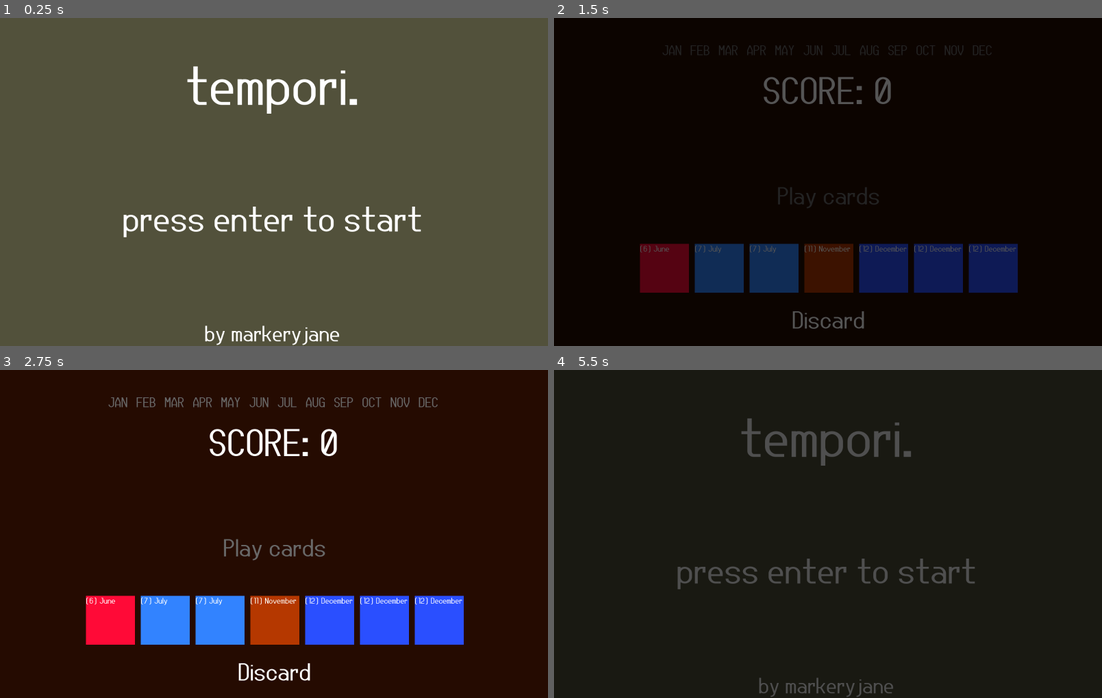
Above: before the commit, frames 1-4 (two rows, left to right).
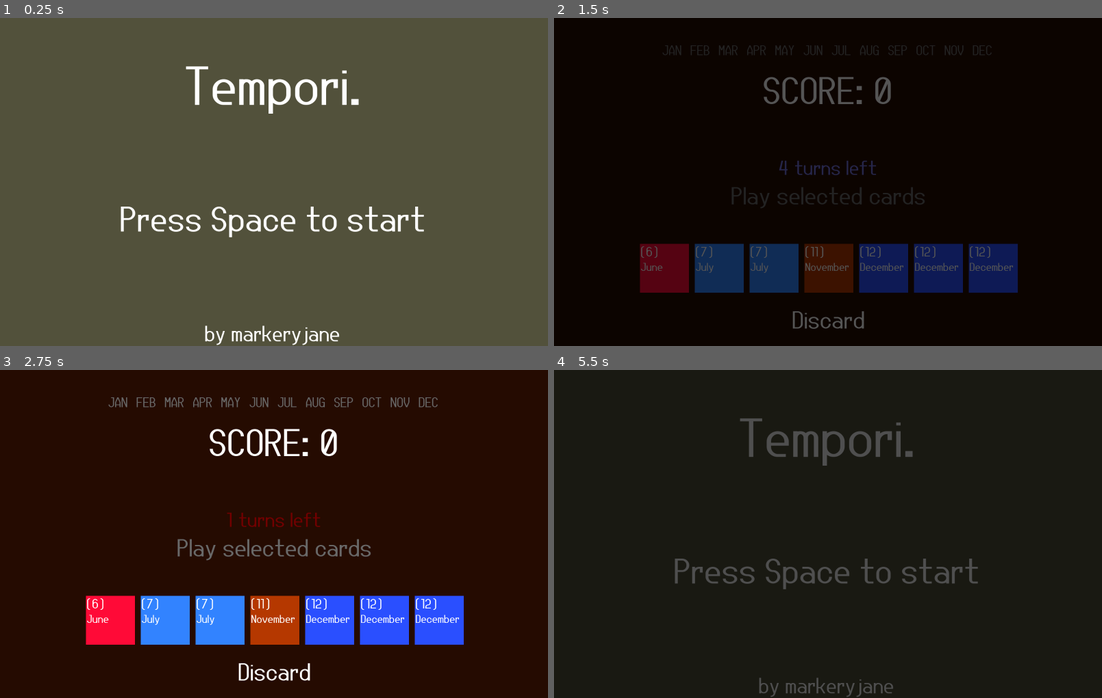
Above: after the commit, the same moments.

Repository: markeryjane/seeker
Game: Godot game, scene res://scenes/title_screen.tscn
Same seed, same stepped clock (60 frames per second), same inputs: the game is played once before the commit and once after it.
Inputs:
- Up to frame 1 (0.25 s): no input
- Up to frame 2 (1.5 s): tap Enter (ui_accept) at 0.5, 0.6, 0.77, 1.07 s; hold Right (ui_right) 0.53-1.28 s; hold Down (ui_down) from 1.28 s (still down); tap Z (discard) at 1.35 s
- Up to frame 3 (2.75 s): tap Enter (ui_accept) at 1.52, 1.55, 1.82, 2.3 s; release Down (ui_down) at 2.03 s; hold Right (ui_right) from 2.03 s (still down); tap X (play_hand) at 2.1 s
- Up to frame 4 (5.5 s): tap Enter (ui_accept) at 2.75, 2.85, 3.02, 3.32, 3.5, 3.77, 3.8, 4.07, 4.25, 4.52, 4.55, 4.82, 5.1 s; release Right (ui_right) at 2.78 s; hold Up (ui_up) 2.78-3.53 s; hold Left (ui_left) 3.53-5.03 s; tap Z (discard) at 3.6 s; tap X (play_hand) at 4.35 s; hold Down (ui_down) from 5.03 s (still down)

The runs differ from the first frame. In frame 1, 2.5% of the frame differs, in the area x 22-78%, y 14-67%; in frame 2, 1.5%; in frame 3, 2.0%; in frame 4, 2.1%.

Commit message:
turns left label

Diff:
--- a/card_base.tscn
+++ b/card_base.tscn
@@ -116,20 +116,20 @@
 polygon = PackedVector2Array(255, 0, 0, 0, 0, 255, 255, 255)
 
 [node name="VBoxContainer" type="VBoxContainer" parent="."]
-offset_left = -103.0
+offset_left = -100.0
 offset_top = -83.0
-offset_right = 109.0
-offset_bottom = 87.0
-theme_override_constants/separation = 80
+offset_right = 120.0
+offset_bottom = 192.0
+theme_override_constants/separation = 30
 
-[node name="MonthText" type="HBoxContainer" parent="VBoxContainer"]
+[node name="MonthText" type="VBoxContainer" parent="VBoxContainer"]
 layout_mode = 2
 
 [node name="MonthLabelNumber" type="Label" parent="VBoxContainer/MonthText"]
 unique_name_in_owner = true
 layout_mode = 2
 theme_override_fonts/font = ExtResource("2_8n5eh")
-theme_override_font_sizes/font_size = 43
+theme_override_font_sizes/font_size = 70
 text = "(2)
 "
 
@@ -137,9 +137,8 @@
 unique_name_in_owner = true
 layout_mode = 2
 theme_override_fonts/font = ExtResource("2_8n5eh")
-theme_override_font_sizes/font_size = 43
-text = " February
-"
+theme_override_font_sizes/font_size = 60
+text = "February"
 
 [node name="EffectText" type="HBoxContainer" parent="VBoxContainer"]
 layout_mode = 2
@@ -149,7 +148,7 @@
 layout_mode = 2
 theme_override_colors/font_color = Color(1, 1, 1, 0.627451)
 theme_override_fonts/font = ExtResource("2_8n5eh")
-theme_override_font_sizes/font_size = 62
+theme_override_font_sizes/font_size = 59
 text = "+2"
 
 [node name="EffectLabelType" type="Label" parent="VBoxContainer/EffectText"]
@@ -157,7 +156,7 @@
 layout_mode = 2
 theme_override_colors/font_color = Color(1, 1, 1, 0.627451)
 theme_override_fonts/font = ExtResource("2_8n5eh")
-theme_override_font_sizes/font_size = 62
+theme_override_font_sizes/font_size = 59
 text = "turns"
 
 [node name="AnimationPlayer" type="AnimationPlayer" parent="."]
@@ -169,6 +168,6 @@
 unique_name_in_owner = true
 
 [node name="SelectedIconPolygon" type="Polygon2D" parent="SelectedIcon"]
-position = Vector2(7, -17)
+position = Vector2(7, -26)
 color = Color(0.159892, 0.688903, 0.308131, 1)
 polygon = PackedVector2Array(-29, -115, 13, -77, 63, -145, 44, -150, 11, -107, -16, -129)
--- a/scenes/main_scene.gd
+++ b/scenes/main_scene.gd
@@ -15,6 +15,8 @@
 @onready var combo_display_animation_player: AnimationPlayer = %ComboDisplayAnimationPlayer
 @onready var score_value_label: Label = %ScoreValueLabel
 @onready var year_ui: Control = %YearUI
+@onready var turns_left_container: CenterContainer = %TurnsLeftContainer
+@onready var turns_left_value_label: Label = %TurnsLeftValueLabel
 
 var selection_index = 0
 
@@ -103,6 +105,13 @@
 func _process(delta: float) -> void:
 	if score_value_label.text != str(score):
 		score_value_label.text = str(score)
+	if turns_left_value_label.text != str(turns_left):
+		turns_left_value_label.text = str(turns_left)
+
+	if turns_left <= 1:
+		turns_left_container.modulate = Color.RED
+	else:
+		turns_left_container.modulate = Color.WHITE
 
 	if game_is_over: return
 
@@ -232,10 +241,11 @@
 	for i in scoring_numbers:
 		_points_to_add += 1
 	for card in hand:
-		if card.card_effect == 2 and card.selected: #add points
-			_points_to_add += card.effect_amount
-
 		if card.selected:
+			if card.card_effect == 2: #add points
+				_points_to_add += card.effect_amount
+			elif card.card_effect == 1: #add turns
+				turns_left += card.effect_amount
 			year_ui.activate_month(card.month)
 
 	score_display_value = _points_to_add
--- a/scenes/main_scene.tscn
+++ b/scenes/main_scene.tscn
@@ -71,7 +71,7 @@
 unique_name_in_owner = true
 layout_mode = 2
 theme_override_font_sizes/font_size = 90
-text = "Play cards"
+text = "Play selected cards"
 horizontal_alignment = 1
 
 [node name="DiscardLabel" type="Label" parent="PlayDiscardCenterContainer/VBoxContainer"]
@@ -147,3 +147,27 @@
 unique_name_in_owner = true
 offset_top = -36.0
 offset_bottom = -36.0
+
+[node name="TurnsLeftContainer" type="CenterContainer" parent="."]
+unique_name_in_owner = true
+offset_left = -2.0
+offset_top = 492.0
+offset_right = 1999.0
+offset_bottom = 602.0
+
+[node name="VBoxContainer" type="HBoxContainer" parent="TurnsLeftContainer"]
+layout_mode = 2
+
+[node name="TurnsLeftValueLabel" type="Label" parent="TurnsLeftContainer/VBoxContainer"]
+unique_name_in_owner = true
+layout_mode = 2
+theme_override_colors/font_color = Color(0.447059, 0.447059, 0.87451, 1)
+theme_override_font_sizes/font_size = 75
+text = "5"
+horizontal_alignment = 1
+
+[node name="TurnsLeftTextLabel" type="Label" parent="TurnsLeftContainer/VBoxContainer"]
+layout_mode = 2
+theme_override_colors/font_color = Color(0.447059, 0.447059, 0.87451, 1)
+theme_override_font_sizes/font_size = 75
+text = " turns left"
--- a/scenes/title_screen.tscn
+++ b/scenes/title_screen.tscn
@@ -27,13 +27,13 @@
 [node name="PressEnterText2" type="Label" parent="CenterContainer/VBoxContainer"]
 layout_mode = 2
 theme_override_font_sizes/font_size = 200
-text = "tempori."
+text = "Tempori."
 horizontal_alignment = 1
 
 [node name="PressEnterText" type="Label" parent="CenterContainer/VBoxContainer"]
 layout_mode = 2
 theme_override_font_sizes/font_size = 130
-text = "press enter to start"
+text = "Press Space to start"
 horizontal_alignment = 1
 
 [node name="ByMarkeryjaneText" type="Label" parent="CenterContainer/VBoxContainer"]
